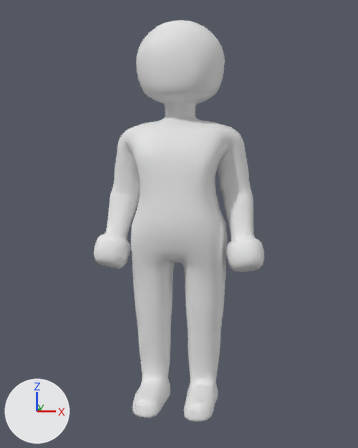
Before and after pictures for a commit that changed the Blender file blendFiles/misc.blend.
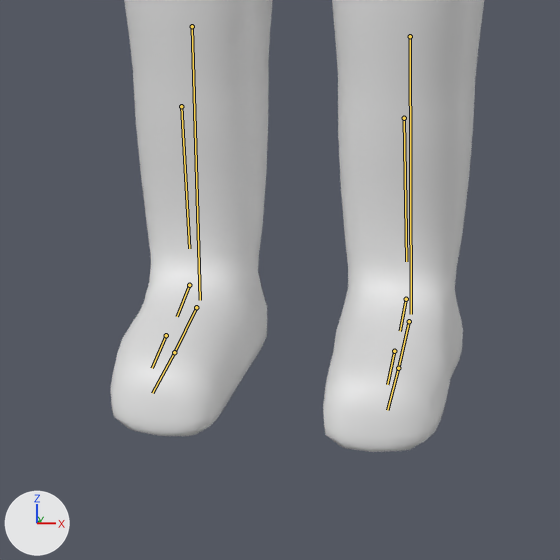
Old and new are each drawn whole from a camera (50 mm lens) standing at (1.49, -10.11, 4.93) and looking at (0.02, -0.22, 3.77) and again close up on the part from 30% to 67% of the width and 70% to 100% of the height. Arrows for +X, +Y and +Z are at lower left; the lights stay in place. The last two pictures show the newer version. Both versions are drawn at the pose saved in each file; the numbers are the values there. The bones that change, and the others that lie on the model, are drawn over the model as lines in the close-ups.

In view in the first close-up: 'body'.
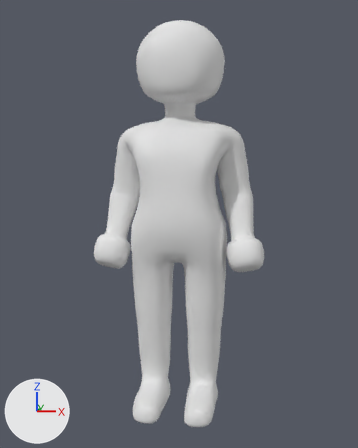
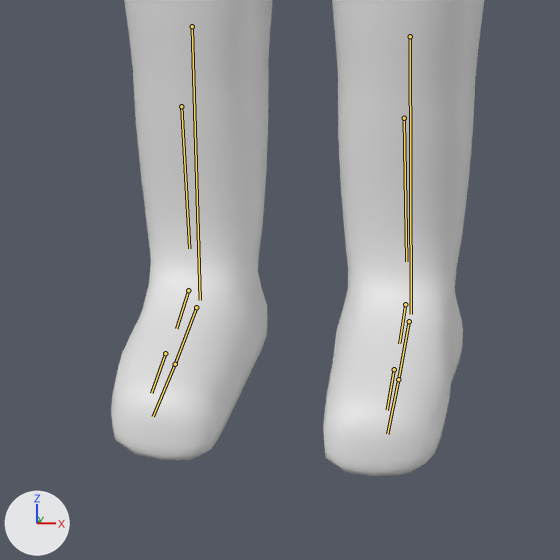
The edits, one by one:
Bone 'footGuide.L' (bone_footguide_l) turns from (0, 0, -5) to (0, 0, 1) degrees about its own x, y and z.
Bone 'footGuide.R' (bone_footguide_r) turns from (0, 0, 5) to (0, 0, -1) degrees about its own x, y and z.

Location of each change, (x1, y1, x2, y2) in pixels of the close-ups (560 x 560 px):
'body', posed
    before: (110, 0, 484, 452)
    after: (111, 0, 484, 476)
bone 'footGuide.L', root to tip
    before: (409, 321) to (398, 368)
    after: (409, 321) to (398, 379)
bone 'footGuide.R', root to tip
    before: (196, 307) to (174, 352)
    after: (196, 307) to (175, 364)
